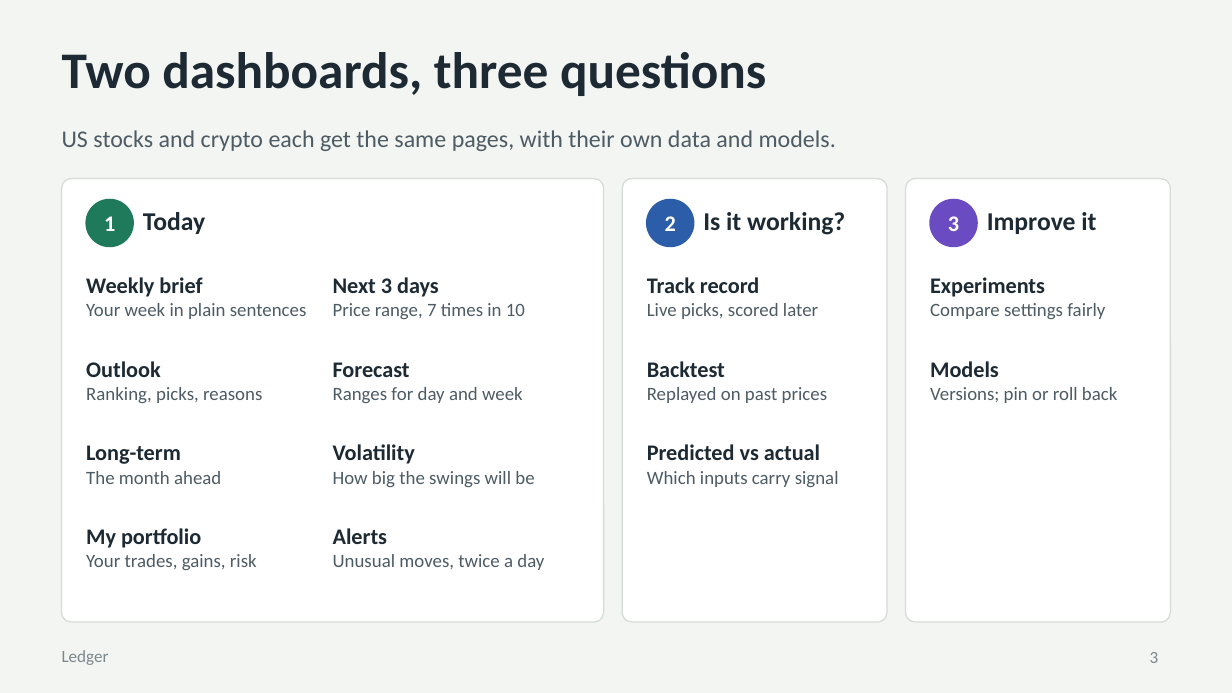
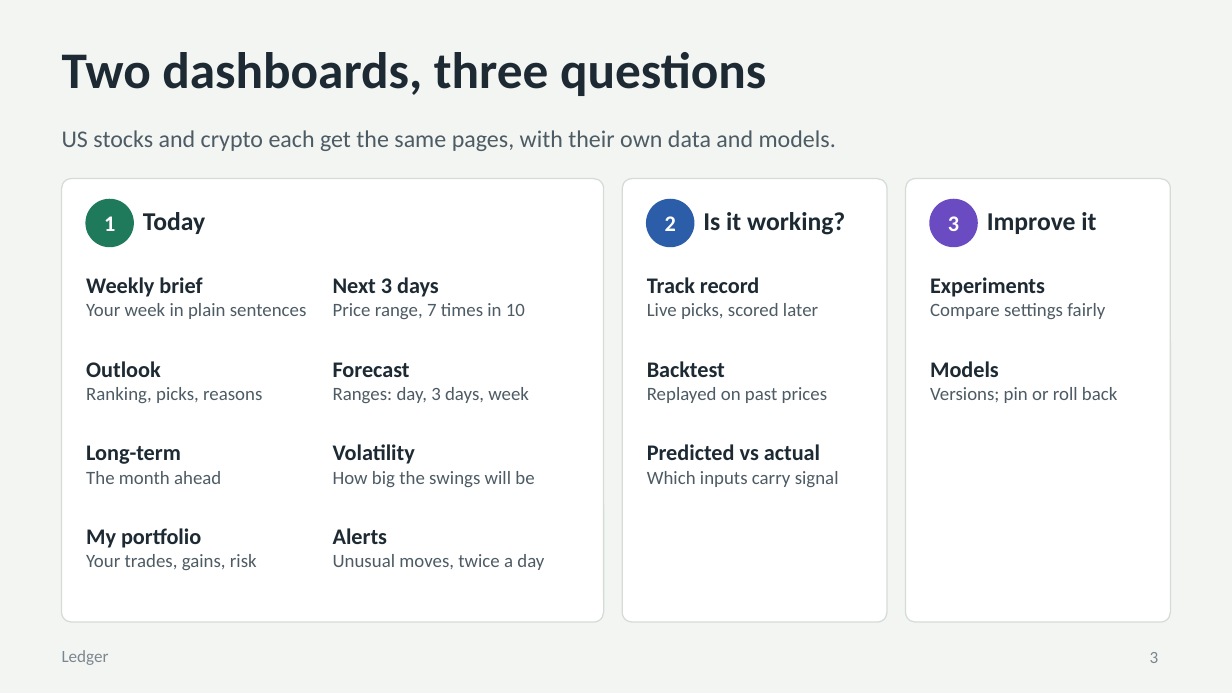
Before and after one commit to elyr/stock-market-predictor, a slide deck: slide 3 of docs/presentation/Ledger.pptx. Drawn at 1232x693 pixels with LibreOffice and Linux fonts; fonts in the diff are those of the drawing. Boxes give left, top, right and bottom in pixels: in the first picture for what was removed or moved away, otherwise in the second. Text is boxed around its words. In the diff, an @@ line names an element or a change of style, - is before the commit and + after.

```diff
--- a/docs/presentation/Ledger.pptx
+++ b/docs/presentation/Ledger.pptx
@@ text at (333,387,529,403): text changed @@
-Ranges for day and week
+Ranges: day, 3 days, week
```
Also in this commit, not shown: 3 other slides changed, 17 other files.
